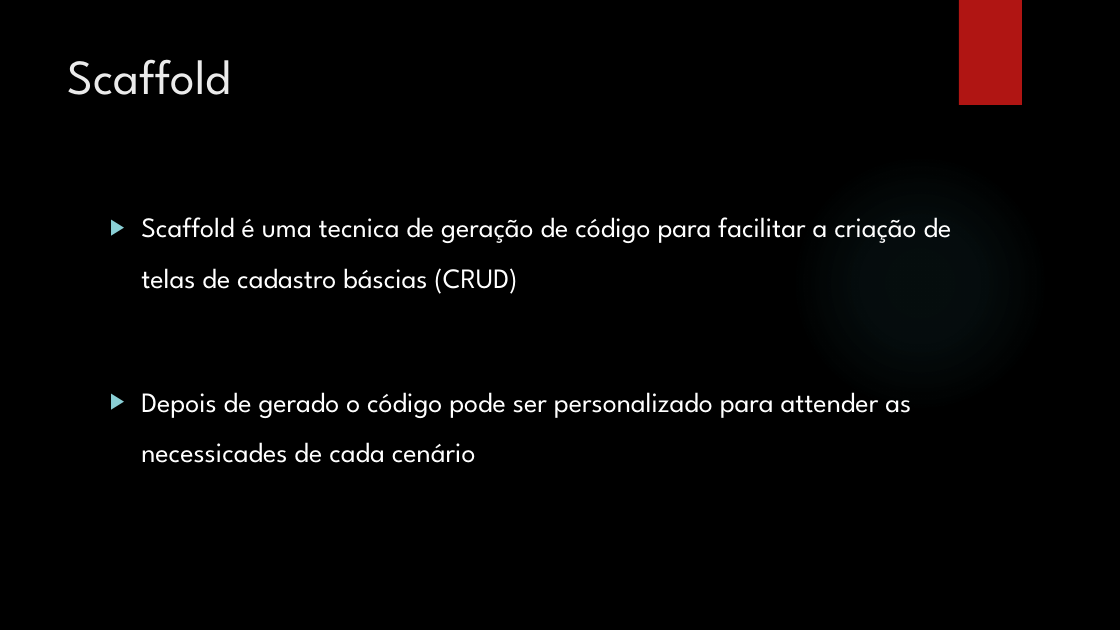
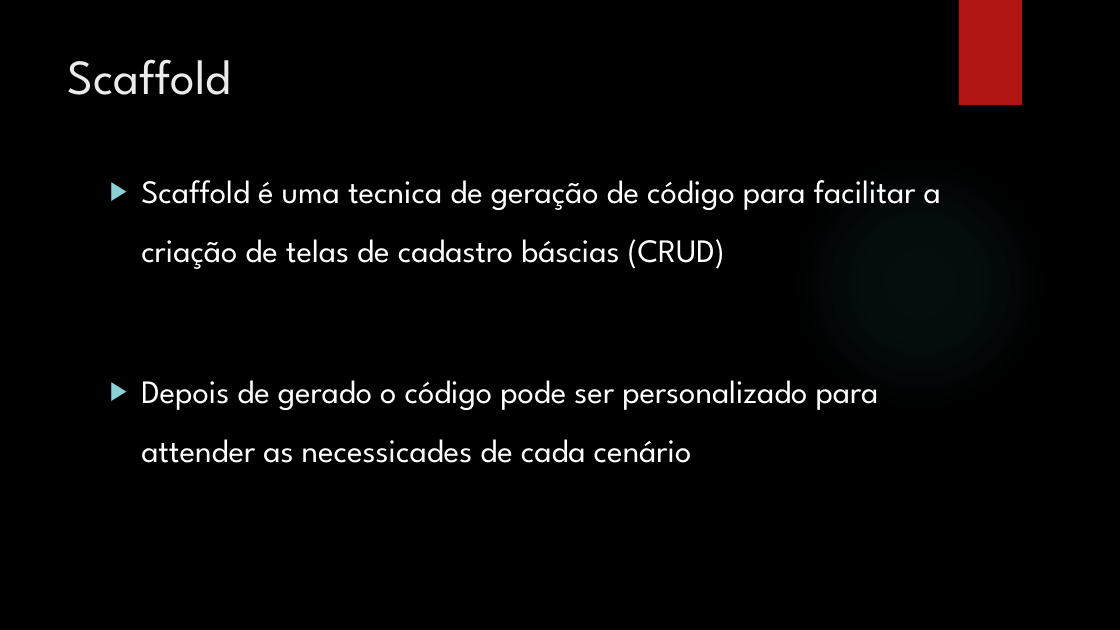
Before and after one commit to leolana/AspnetMvcLab, a slide deck: slide 12 of Presentation/AspNetMvc.pptx. Drawn at 1120x630 pixels with LibreOffice and Linux fonts; fonts in the diff are those of the drawing; background and template pictures are left out. Boxes give left, top, right and bottom in pixels: in the first picture for what was removed or moved away, otherwise in the second. Text is boxed around its words. In the diff, an @@ line names an element or a change of style, - is before the commit and + after.

```diff
--- a/Presentation/AspNetMvc.pptx
+++ b/Presentation/AspNetMvc.pptx
@@ text "Scaffold é uma tecnica de ...": place and size @@
-text "Scaffold é uma tecnica de ..." at (141,217,952,463)
+text "Scaffold é uma tecnica de ..." at (141,180,941,463)
@@ text "Scaffold é uma tecnica de ..." at (141,180,941,463): size 24 to 28 pt @@
```
Also in this commit, not shown: 16 other slides changed, 4 slides added, 1 slide removed.
